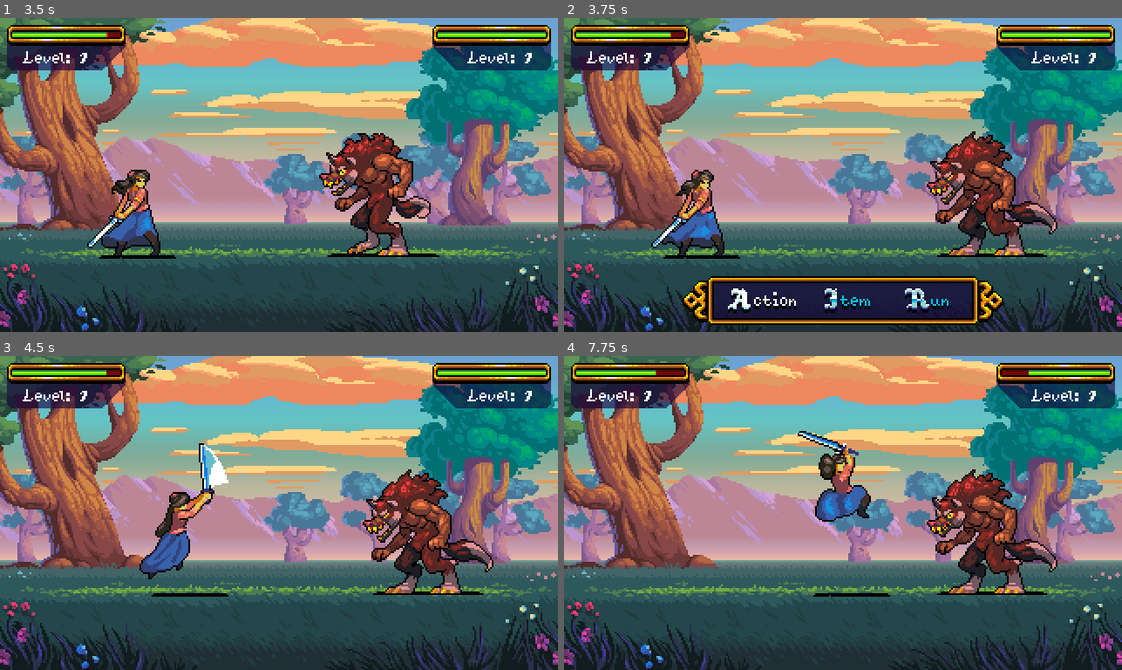
Above: before the commit, frames 1-4 (two rows, left to right).
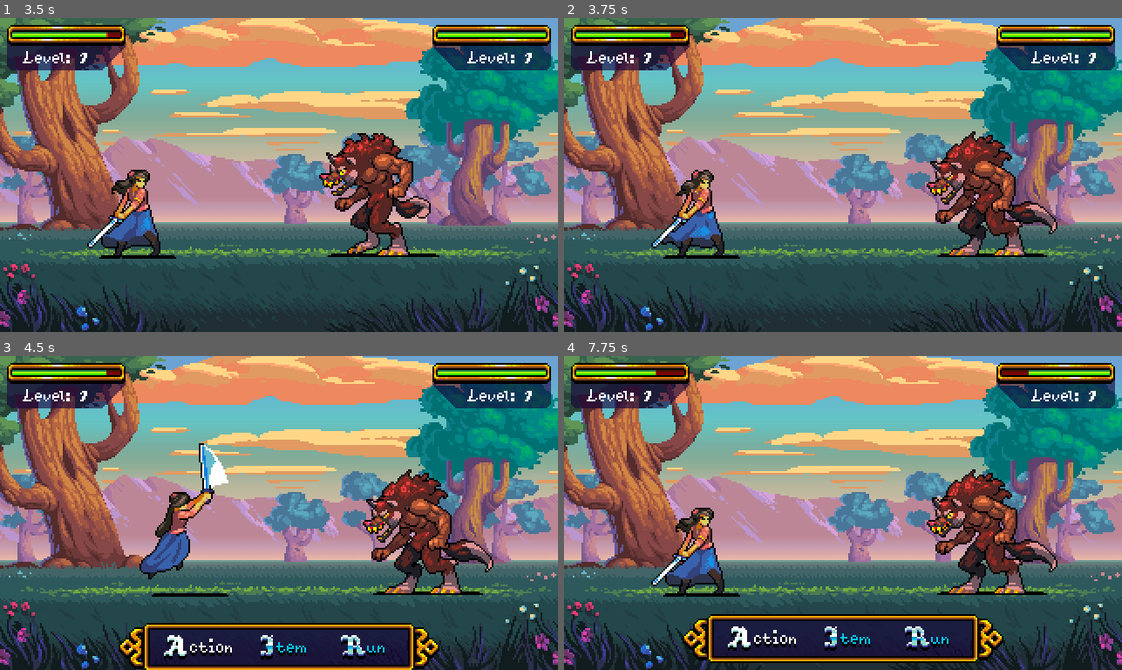
Above: after the commit, the same moments.

Repository: jalder89/RPG-In-Godot
Game: Godot game, scene res://Scenes/Levels/Town.tscn
Two runs of this game, one before a commit and one after it. Both use one fixed random seed, a clock stepped at 60 frames per second and the inputs below.
Inputs:
- Up to frame 1 (3.5 s): tap Enter (ui_accept) at 0.5, 1.35, 1.52, 1.82, 2.85, 3.02, 3.32 s; hold D (right) 0.53-1.28 s; hold Enter (ui_accept) 0.53-1.28 s; hold S (down) 1.28-2.03 s; hold D (right) 2.03-2.78 s; hold Enter (ui_accept) 2.03-2.78 s; hold W (up) from 2.78 s (still down)
- Up to frame 2 (3.75 s): release W (up) at 3.53 s; hold A (left) from 3.53 s (still down); hold Enter (ui_accept) from 3.53 s (still down)
- Up to frame 3 (4.5 s): keep holding A (left); release Enter (ui_accept) at 4.28 s; tap Enter (ui_accept) at 4.35 s
- Up to frame 4 (7.75 s): tap Enter (ui_accept) at 4.52, 4.82, 5.85, 6.02, 6.32, 7.35, 7.52 s; release A (left) at 5.03 s; hold S (down) 5.03-5.78 s; hold Enter (ui_accept) 5.03-5.78 s; hold D (right) 5.78-6.53 s; hold W (up) 6.53-7.28 s; hold Enter (ui_accept) 6.53-7.28 s; hold D (right) from 7.28 s (still down)

Frame 1 is identical in both runs. In frame 2, 8.3% of the frame differs, in the area x 21-79%, y 82-98%; in frame 3, 7.9%; in frame 4, 12%, in the area x 15-79%, y 23-98%.

Commit message:
Implemented Battle Menu animations

Diff:
--- a/Scenes/Battle/battle.gd
+++ b/Scenes/Battle/battle.gd
@@ -67,10 +67,10 @@
 		await timer.timeout
 		get_tree().quit()
 		return
-	battle_menu.show()
+	await battle_menu.show_menu()
 	battle_menu.grab_action_focus()
 	var option : int = await battle_menu.menu_option_selected
-	battle_menu.hide()
+	battle_menu.hide_menu()
 	match option:
 		BattleMenu.ACTION:
 			player_battle_unit.melee_attack(enemy_battle_unit)
@@ -78,9 +78,7 @@
 			turnManager.advance_turn()
 			pass
 		BattleMenu.RUN:
-			timer.start(0.1)
-			await timer.timeout
-			SceneStack.pop()
+			exit_battle()
 
 func _on_ally_turn_ended() -> void:
 	print("Ally turn ended!")
--- a/Scenes/Battle/battle.tscn
+++ b/Scenes/Battle/battle.tscn
@@ -294,6 +294,8 @@
 [node name="BattleMenu" parent="BattleUI" instance=ExtResource("15_ti0cx")]
 unique_name_in_owner = true
 visible = false
+offset_top = 4.0
+offset_bottom = 32.0
 
 [editable path="BattleUI/EnemyBattleInfo"]
 [editable path="BattleUI/EnemyBattleInfo/HealthBar"]
--- a/Scenes/UI/BattleMenu.gd
+++ b/Scenes/UI/BattleMenu.gd
@@ -1,6 +1,8 @@
 extends HBoxContainer
 class_name BattleMenu
 
+const ANIMATION_DURATION = 0.4
+const TWEEN_TARGET = Vector2(0, 36)
 enum {
 	ACTION,
 	ITEM,
@@ -16,6 +18,18 @@
 func grab_action_focus() -> void:
 	action_button.grab_focus()
 
+func show_menu() -> void:
+	show()
+	var tween = create_tween().set_trans(Tween.TRANS_CIRC).set_ease(Tween.EASE_IN_OUT)
+	tween.tween_property(self, "global_position", -TWEEN_TARGET, ANIMATION_DURATION).as_relative().from_current()
+	await tween.finished
+
+func hide_menu() -> void:
+	var tween = create_tween().set_trans(Tween.TRANS_CIRC).set_ease(Tween.EASE_IN_OUT)
+	tween.tween_property(self, "global_position", TWEEN_TARGET, ANIMATION_DURATION).as_relative().from_current()
+	await tween.finished
+	hide()
+
 func _on_action_button_down():
 	emit_signal("menu_option_selected", ACTION)
 
